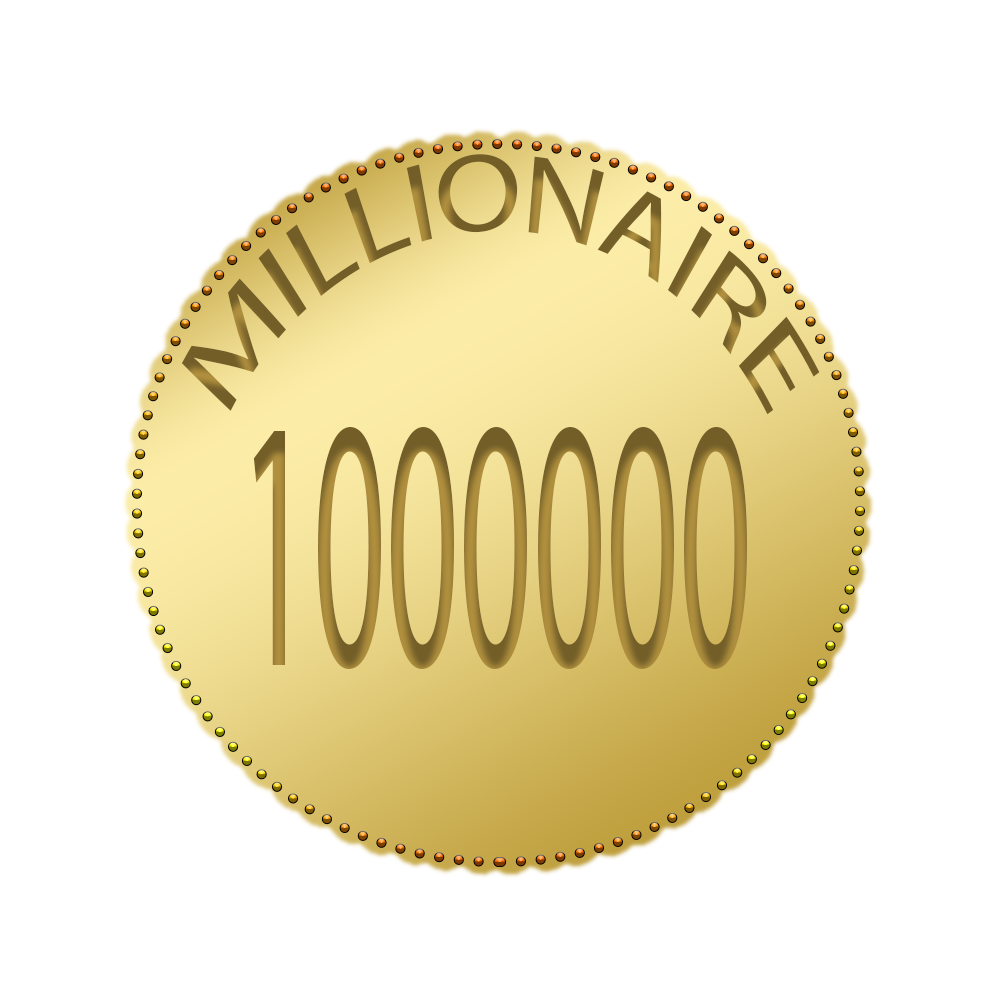
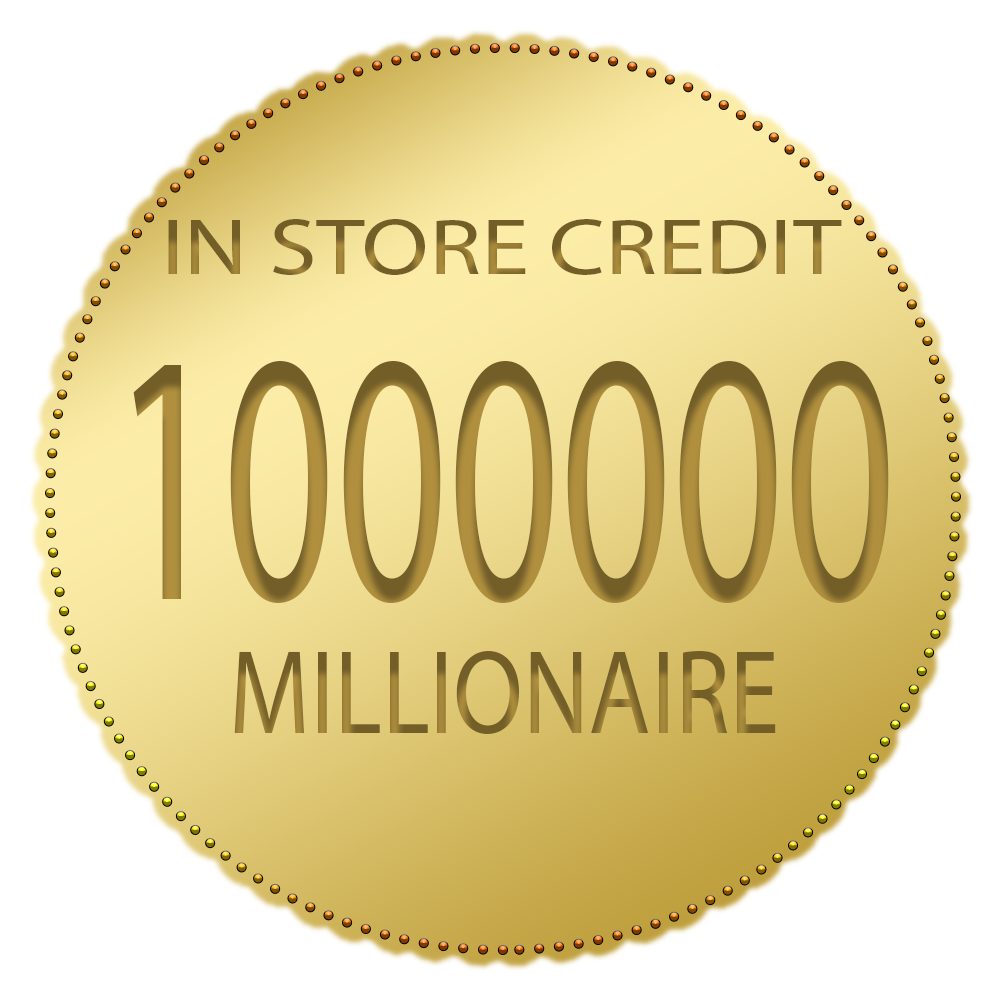
Layers edited between the first and the second w=1000, h=1000 image:
added layer "IN STORE CREDIT" above "MILLIONAIRE" over [168, 219, 842, 275]
moved "MILLIONAIRE" above "1000000", painted on it over [181, 154, 820, 734]
added layer "1000000" above "Ellipse 1" over [133, 361, 889, 603]
renamed "1000000" to "Ellipse 1", moved it above "Layer 2", painted on it over [45, 43, 961, 955]
renamed "Ellipse 1" to "Layer 2", painted on it over [28, 28, 974, 971]
hid "Layer 1 copy", blend addition → lighten over [120, 127, 875, 879]
hid "Layer 1" over [122, 127, 876, 879]
